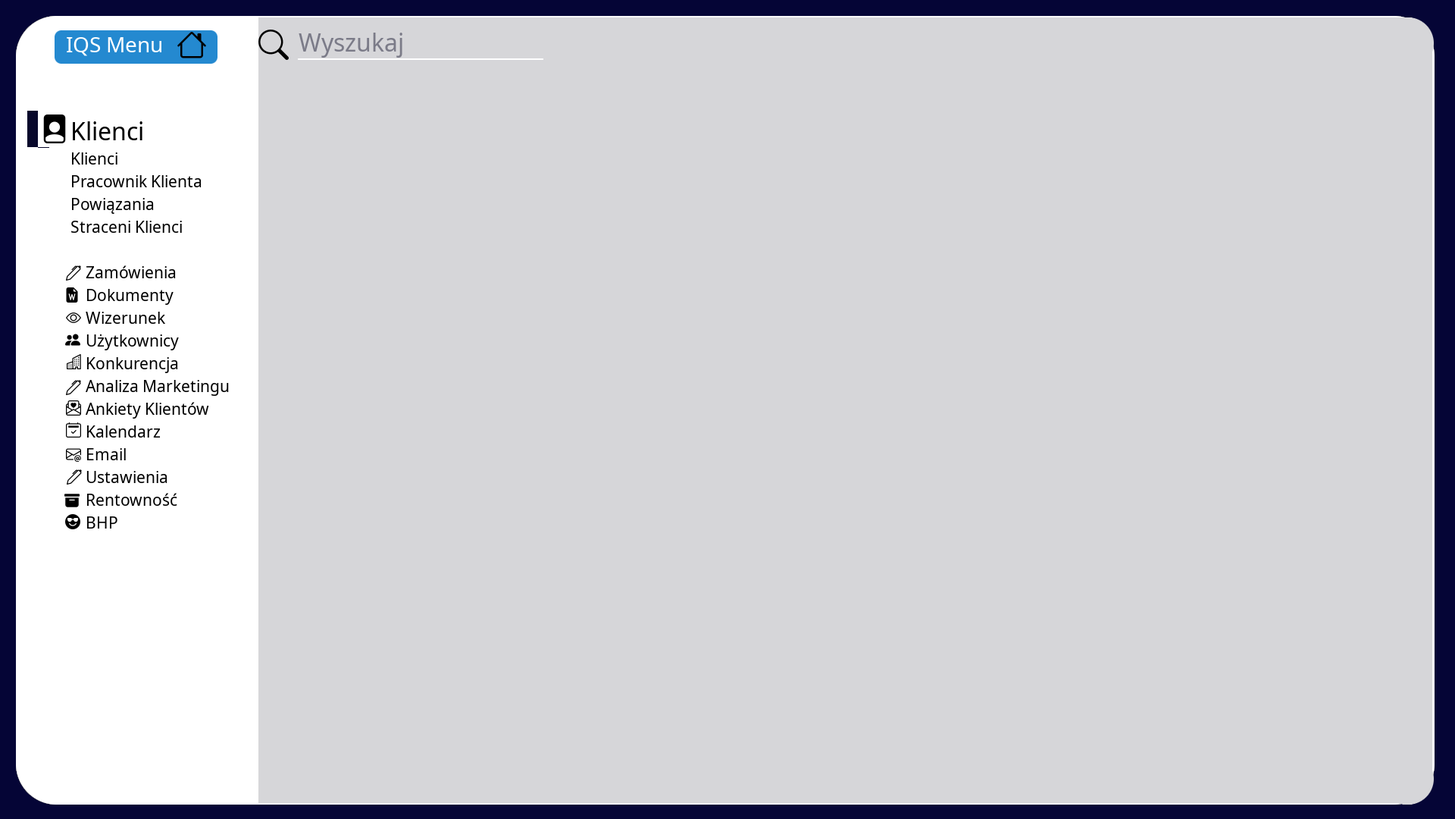
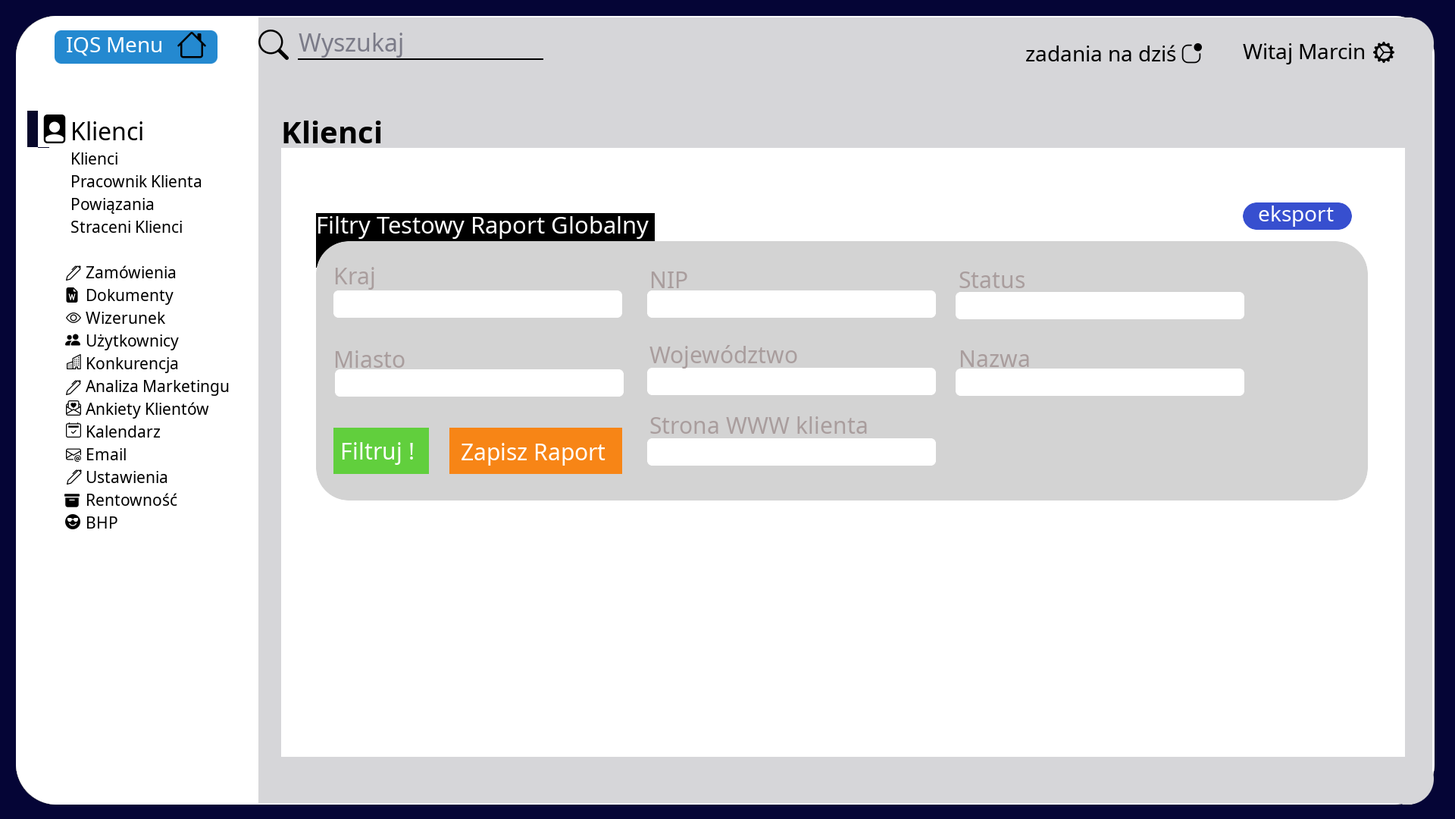
The second 1455px x 819px image is a revision of the first. Changes to its layers:
added layer "Zapisz Raport" above "Filtruj !" over [461,442,606,466]
added layer "Filtruj !" above "eksport" over [341,441,414,465]
added layer "eksport" above "przyciski" over [1259,205,1335,227]
added layer "przyciski" above "Strona WWW klienta" over [333,202,1353,474]
added layer "Strona WWW klienta" above "Nazwa" over [650,416,868,434]
added layer "Nazwa" above "Województwo" over [960,350,1030,367]
added layer "Województwo" above "Miasto" over [649,344,798,369]
added layer "Miasto" above "Status" over [335,350,405,368]
added layer "Status" above "NIP" over [959,271,1025,289]
added layer "Kraj" above "rubryki tabeli. kopia #5" over [335,266,375,290]
added layer "rubryki tabeli. kopia #5" above "rubryki tabeli. kopia #4" over [335,369,624,397]
added layer "rubryki tabeli. kopia #4" above "rubryki tabeli. kopia #3" over [647,290,937,318]
added layer "rubryki tabeli. kopia #3" above "rubryki tabeli. kopia #2" over [647,367,937,395]
added layer "rubryki tabeli. kopia #2" above "rubryki tabeli. kopia #1" over [955,291,1245,320]
added layer "rubryki tabeli. kopia #1" above "rubryki tabeli. kopia" over [955,368,1245,396]
added layer "rubryki tabeli. kopia" above "rubryki tabeli" over [647,438,937,466]
added layer "rubryki tabeli" above "wyspa tabeli" over [333,290,623,318]
added layer "wyspa tabeli" above "Filtry Testowy Raport Globalny" over [316,241,1369,501]
added layer "Filtry Testowy Raport Globalny" above "nakładka" over [318,216,649,239]
added layer "nakładka" above "tabela" over [316,183,655,268]
added layer "tabela" above "Wyszukaj" over [281,147,1406,757]
added layer "Witaj Marcin" above "app-indicator.svg" over [1243,43,1366,65]
added layer "Klienci #1" above "Zadania na dziś" over [283,120,382,144]
added layer "Zadania na dziś" above "menu górne" over [1026,44,1177,62]
…and 4 more changes (4 added)
